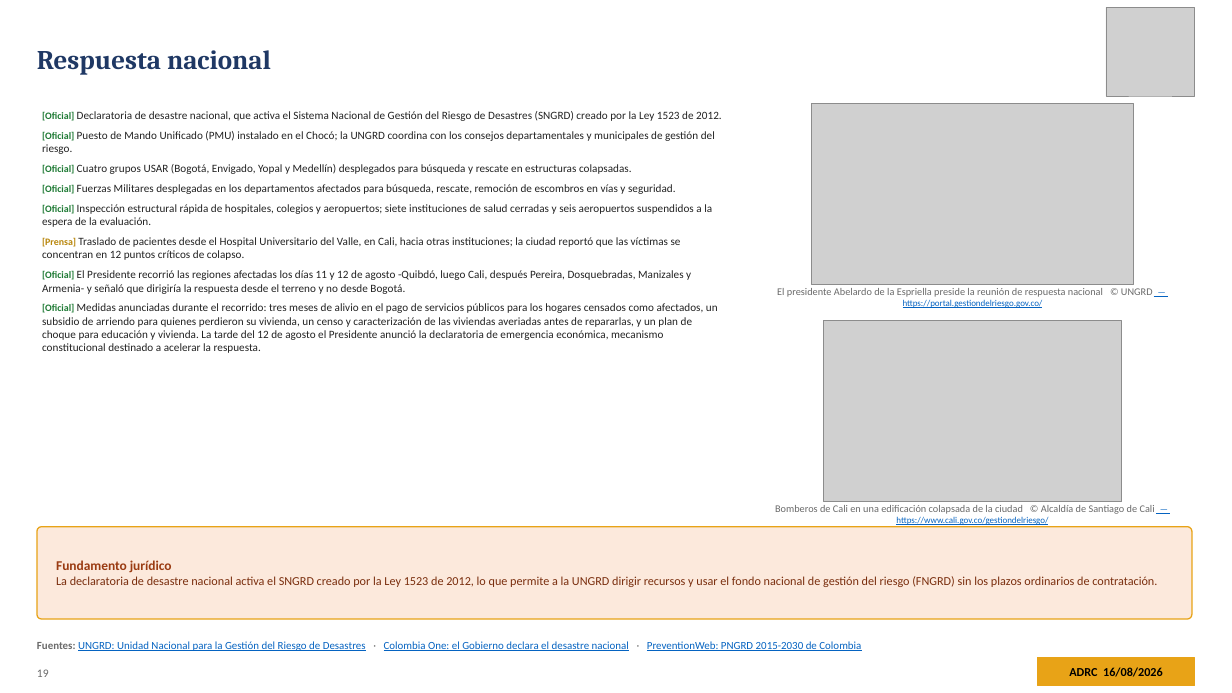
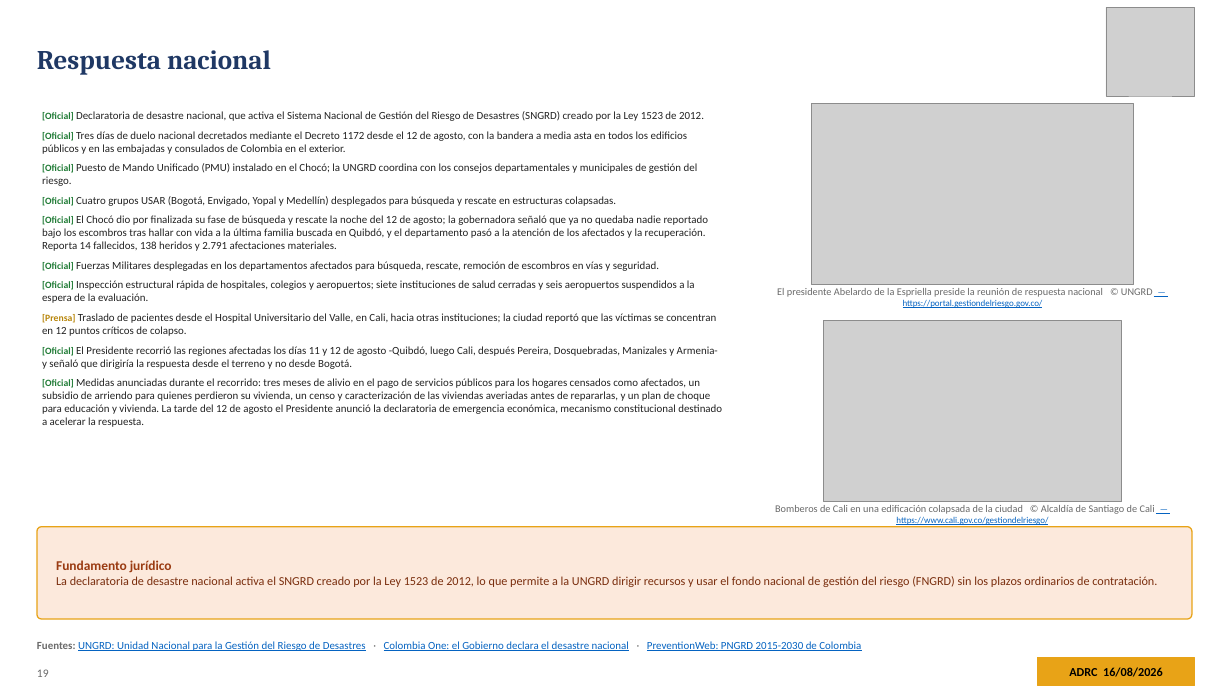
Before and after one commit to kochobi-max/whatsmap, a slide deck: slide 19 of reports/colombia_eq_20260810/output/ADRC_EQ_COL_Choco_20260810_ES.pptx. Drawn at 1232x693 pixels with LibreOffice and Linux fonts; fonts in the diff are those of the drawing; grey boxes stand for pictures. Boxes give left, top, right and bottom in pixels: in the first picture for what was removed or moved away, otherwise in the second. Text is boxed around its words. In the diff, an @@ line names an element or a change of style, - is before the commit and + after.

```diff
--- a/reports/colombia_eq_20260810/output/ADRC_EQ_COL_Choco_20260810_ES.pptx
+++ b/reports/colombia_eq_20260810/output/ADRC_EQ_COL_Choco_20260810_ES.pptx
@@ text at box(42, 111, 722, 427): size 7.7 to 7.5 pt in "[Oficial]", "[Oficial]", "[Oficial]", "[Oficial]" and 4 more places; size 8.7 to 8.5 pt in "Declaratoria de desastre nacional, que activa el ...", "Puesto de Mando Unificado (PMU) instalado en ...", "Cuatro grupos USAR (Bogotá, Envigado, Yopal y ...", "Fuerzas Militares desplegadas en los departamentos afectados ..." and 4 more places @@
@@ text at box(42, 131, 688, 154): paragraph added @@
+• [Oficial] Tres días de duelo nacional decretados mediante el Decreto 1172 desde el 12 de agosto, con la bandera a media asta en todos los edificios públicos y en las embajadas y consulados de Colombia en el exterior.
@@ text at box(42, 215, 709, 251): paragraph added @@
+• [Oficial] El Chocó dio por finalizada su fase de búsqueda y rescate la noche del 12 de agosto; la gobernadora señaló que ya no quedaba nadie reportado bajo los escombros tras hallar con vida a la última familia buscada en Quibdó, y el departamento pasó a la atención de los afectados y la recuperación. Reporta 14 fallecidos, 138 heridos y 2.791 afectaciones materiales.
```
Also in this commit, not shown: 3 other slides changed, 7 other files.
